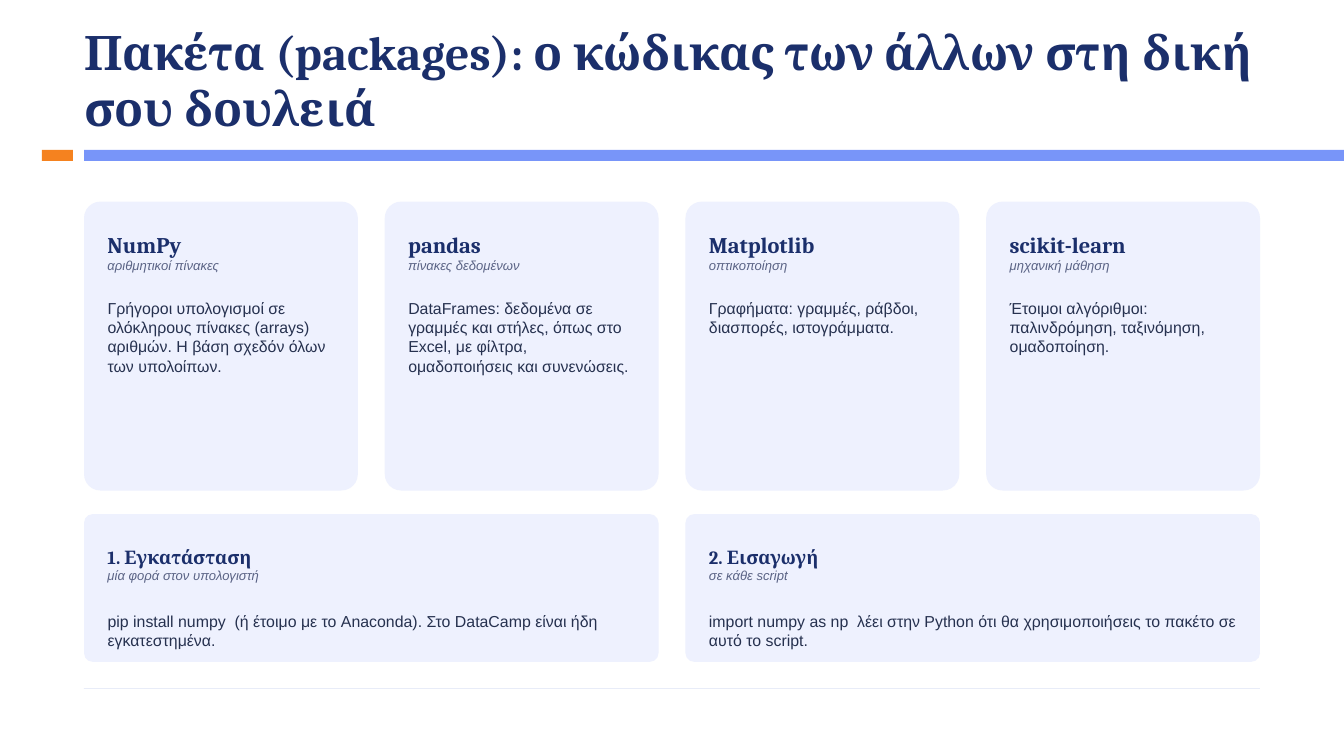
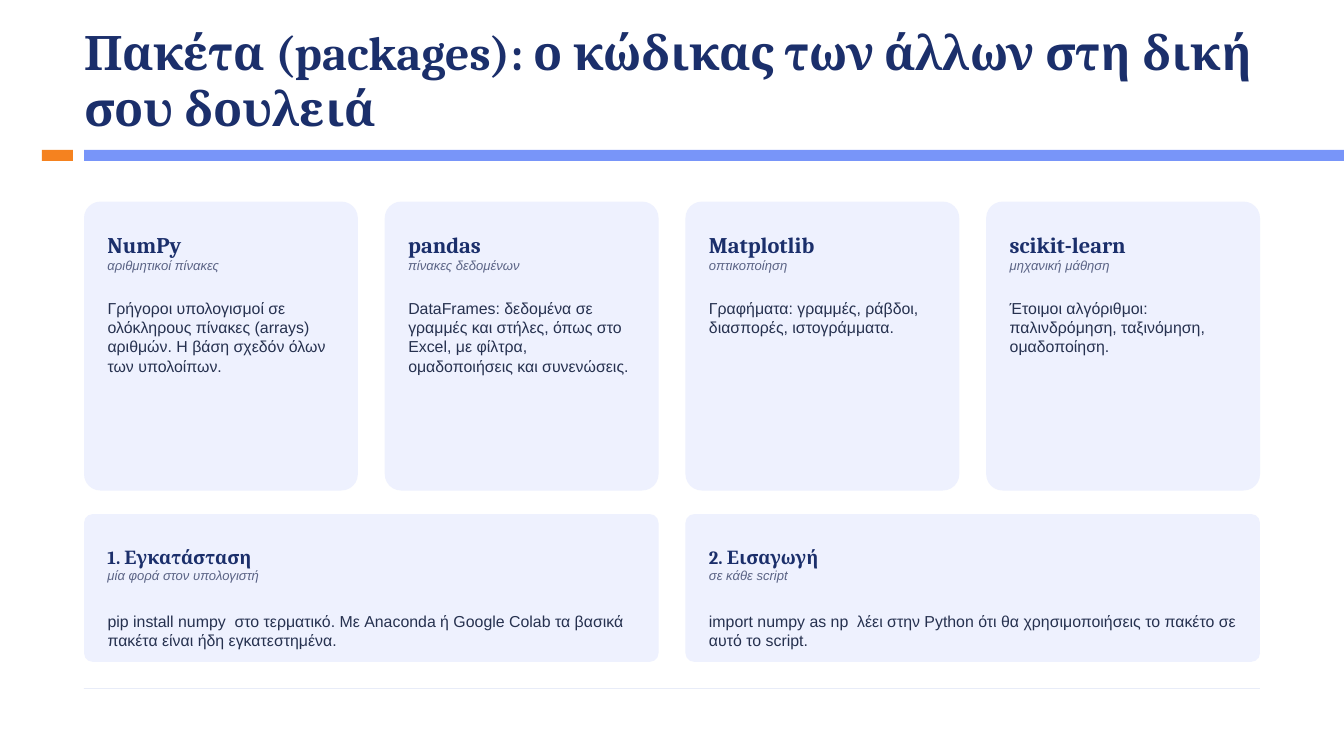
Before and after one commit to kalampokis/kalampokis.github.io, a slide deck: slide 41 of bap/Week3/BAP_Week3_Python_Basics.pptx (slide 37 before the commit). Drawn at 1344x756 pixels with LibreOffice and Linux fonts; fonts in the diff are those of the drawing. Boxes give left, top, right and bottom in pixels: in the first picture for what was removed or moved away, otherwise in the second. Text is boxed around its words. In the diff, an @@ line names an element or a change of style, - is before the commit and + after.

```diff
--- a/bap/Week3/BAP_Week3_Python_Basics.pptx
+++ b/bap/Week3/BAP_Week3_Python_Basics.pptx
@@ text at (108, 615, 624, 650): text changed @@
-pip install numpy (ή έτοιμο με το Anaconda). Στο DataCamp είναι ήδη εγκατεστημένα.
+pip install numpy στο τερματικό. Με Anaconda ή Google Colab τα βασικά πακέτα είναι ήδη εγκατεστημένα.
```
Also in this commit, not shown: 5 other slides changed, 8 slides added, 1 slide removed, 2 other files.
